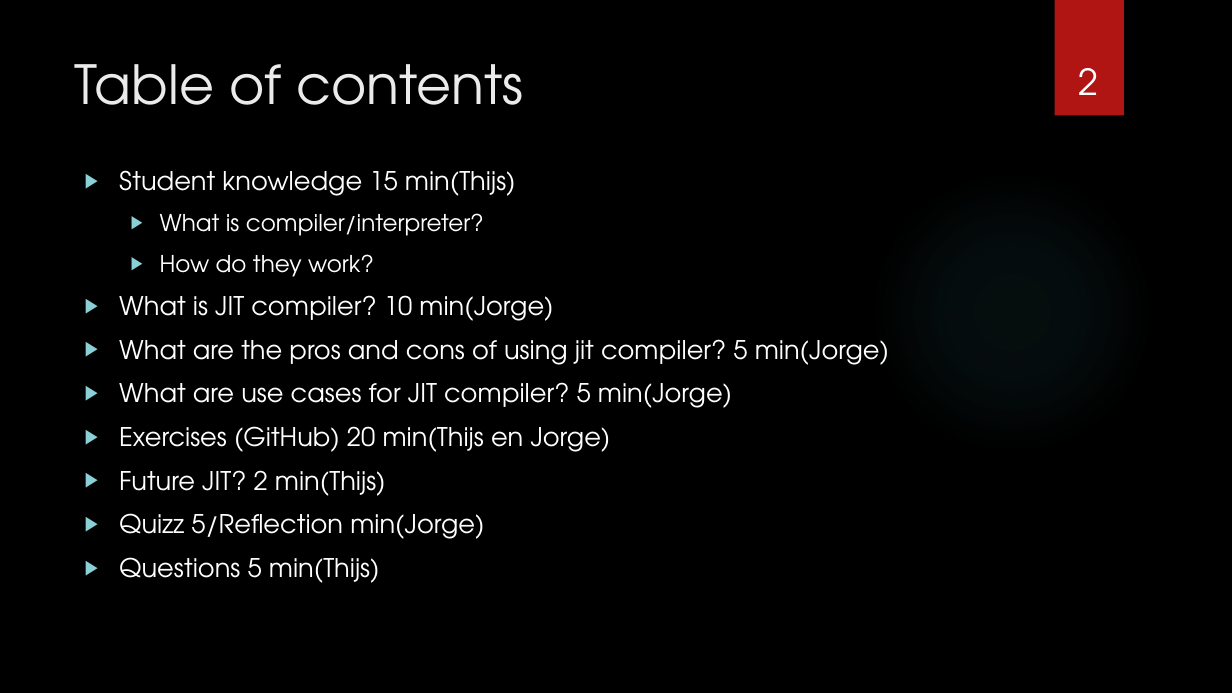
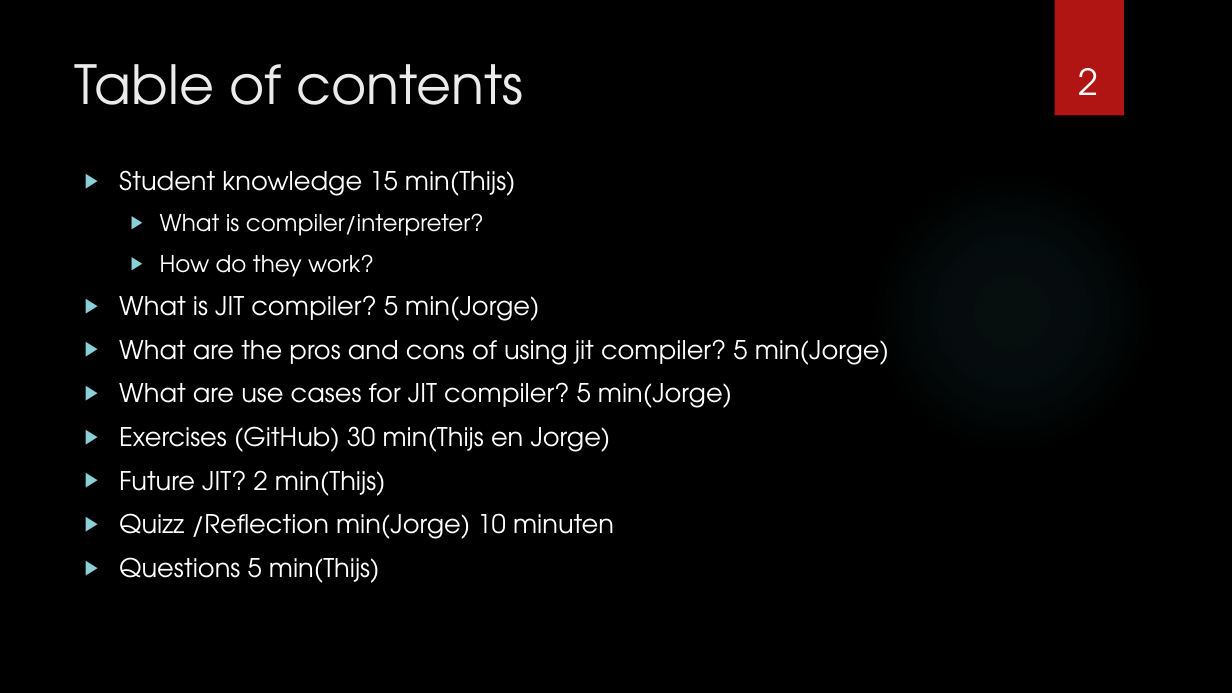
Before and after one commit to sebivenlo/esd-2024-jit-compiler, a slide deck: slide 2 of documents/presentation/presentation jit compiler.pptx. Drawn at 1232x693 pixels with LibreOffice and Linux fonts; fonts in the diff are those of the drawing; background and template pictures are left out. Boxes give left, top, right and bottom in pixels: in the first picture for what was removed or moved away, otherwise in the second. Text is boxed around its words. In the diff, an @@ line names an element or a change of style, - is before the commit and + after.

```diff
--- a/documents/presentation/presentation jit compiler.pptx
+++ b/documents/presentation/presentation jit compiler.pptx
@@ text at (119, 295, 539, 321): text changed @@
-▶ What is JIT compiler? 10 min(Jorge)
+▶ What is JIT compiler? 5 min(Jorge)
@@ text at (119, 426, 611, 452): text changed @@
-▶ Exercises (GitHub) 20 min(Thijs en Jorge)
+▶ Exercises (GitHub) 30 min(Thijs en Jorge)
@@ text at (119, 513, 614, 539): text changed @@
-▶ Quizz 5/Reflection min(Jorge)
+▶ Quizz /Reflection min(Jorge) 10 minuten
```
Also in this commit, not shown: 1 other slide changed, 1 other file.
